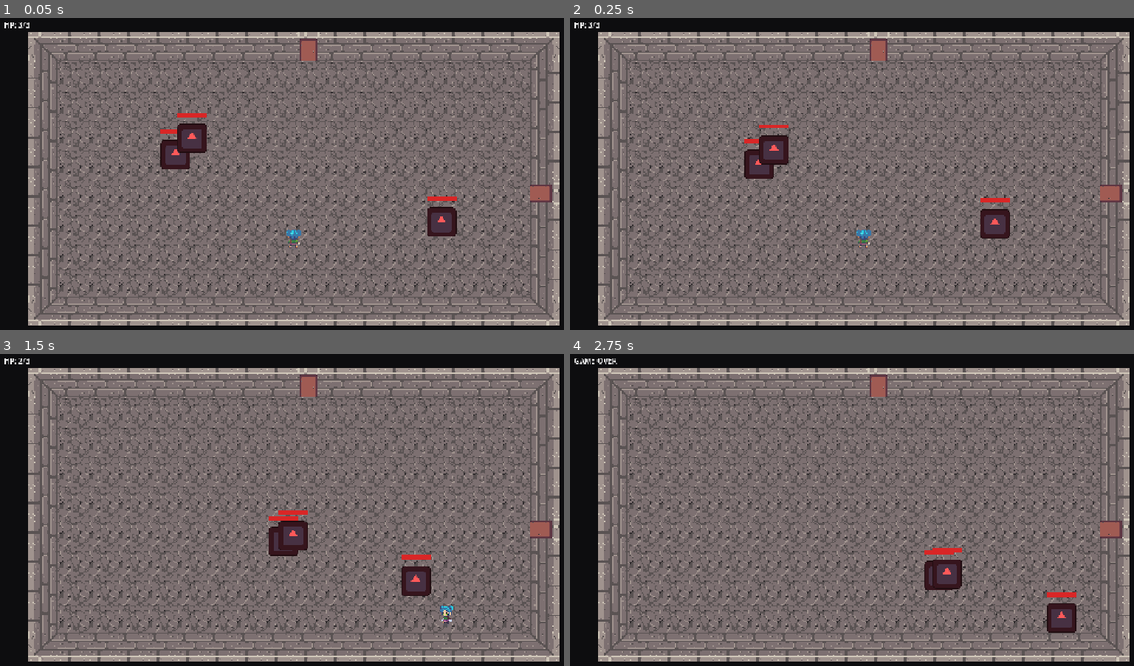
Above: before the commit, frames 1-4 (two rows, left to right).
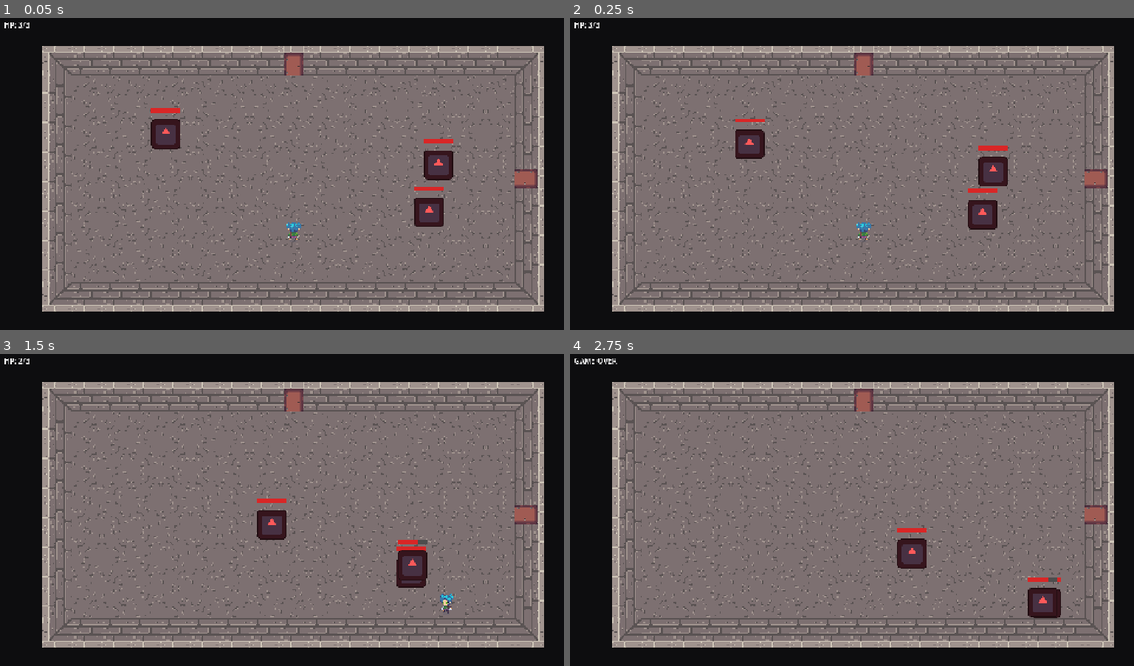
Above: after the commit, the same moments.

Repository: Elehos/the-happiness-of-bouboules
Game: Godot game, scene res://scenes/main/main.tscn
The game is run twice, just before and just after one commit, with the same random seed, the same clock (stepped at 60 frames per second) and the same inputs. The engine's default icon, where the game draws it, is replaced by a stand-in: a white triangle on a blue panel in a dark square.
Inputs (mouse positions are in pixels of both pictures, inside the frame that each line leads up to):
- Up to frame 1 (0.05 s): no input
- Up to frame 2 (0.25 s): no input
- Up to frame 3 (1.5 s): tap Enter at 0.5 s; move the mouse to (423, 497) at 0.52 s; hold D (move_right) 0.53-1.28 s; click (423, 497) at 0.67 s; move the mouse to (174, 531) at 1.27 s; hold S (move_down) from 1.28 s (still down)
- Up to frame 4 (2.75 s): move the mouse to (925, 441) at 2.02 s; release S (move_down) at 2.03 s; hold D (move_right) from 2.03 s (still down)

The runs differ from the first frame. In frame 1, 48% of the frame differs, in the area x 4-100%, y 4-99%; in frame 2, 48%; in frame 3, 48%; in frame 4, 48%.

Commit message:
Update floor/wall textures, resize room to 15x7, fix door orientations
- Refresh wall.png and tuile-sol.png with their latest exported versions
- Resize the arena to 15x7 tiles and make room geometry (camera, player
  spawn, wall colliders) computed from the tile grid instead of hardcoded,
  so it stays centered regardless of odd/even dimensions
- Fix bottom/left door rotations, which were reusing top/right's rotation
  instead of their mirrored one
- Randomly flip/rotate each floor tile to break up the visible repetition

Co-Authored-By: Claude Sonnet 5 <noreply@anthropic.com>

Diff:
--- a/the-happiness-of-bouboules/scenes/main/arena.gd
+++ b/the-happiness-of-bouboules/scenes/main/arena.gd
@@ -11,10 +11,8 @@
 const DOOR_CHANCE := 0.5
 
 const TILE_SIZE := 32
-const ROOM_WIDTH_TILES := 16
-const ROOM_HEIGHT_TILES := 8
-const ROOM_HALF_WIDTH := ROOM_WIDTH_TILES * TILE_SIZE / 2.0
-const ROOM_HALF_HEIGHT := ROOM_HEIGHT_TILES * TILE_SIZE / 2.0
+const ROOM_WIDTH_TILES := 15
+const ROOM_HEIGHT_TILES := 7
 
 const SPAWN_MARGIN := 60.0
 const MIN_DISTANCE_FROM_PLAYER := 150.0
@@ -30,15 +28,23 @@
 const TRANSPOSE := 16384
 
 @onready var player: Node2D = $Player
+@onready var camera: Camera2D = $Camera2D
 @onready var floor_layer: TileMapLayer = $FloorLayer
 @onready var walls_layer: TileMapLayer = $WallsLayer
+@onready var walls_body: StaticBody2D = $Walls
 
 var doors: Array[Node] = []
 var enemies_alive := 0
 
+# Center of the room and half-extent of its floor, in Arena-local pixels.
+# Computed from the tile grid so an odd tile count still centers correctly.
+var room_center := Vector2.ZERO
+var room_half_size := Vector2.ZERO
+
 
 func _ready() -> void:
 	var origin := _build_room()
+	_position_room(origin)
 	_spawn_doors(origin)
 
 	var enemy_count := randi_range(MIN_ENEMIES, MAX_ENEMIES)
@@ -52,7 +58,7 @@
 
 	for y in ROOM_HEIGHT_TILES:
 		for x in ROOM_WIDTH_TILES:
-			floor_layer.set_cell(origin + Vector2i(x, y), FLOOR_SOURCE_ID, Vector2i.ZERO)
+			floor_layer.set_cell(origin + Vector2i(x, y), FLOOR_SOURCE_ID, Vector2i.ZERO, _random_floor_transform())
 
 	for x in ROOM_WIDTH_TILES:
 		walls_layer.set_cell(origin + Vector2i(x, -1), WALL_SOURCE_ID, Vector2i.ZERO)
@@ -68,6 +74,67 @@
 	walls_layer.set_cell(origin + Vector2i(ROOM_WIDTH_TILES, ROOM_HEIGHT_TILES), WALL_CORNER_SOURCE_ID, Vector2i.ZERO, FLIP_H | FLIP_V)
 
 	return origin
+
+
+func _random_floor_transform() -> int:
+	# The floor tile has no "up" direction, so any of the 8 flip/rotation
+	# combinations looks fine; this just breaks up the visible repetition.
+	var transform := 0
+	if randf() < 0.5:
+		transform |= FLIP_H
+	if randf() < 0.5:
+		transform |= FLIP_V
+	if randf() < 0.5:
+		transform |= TRANSPOSE
+	return transform
+
+
+func _position_room(origin: Vector2i) -> void:
+	room_center = Vector2(
+		(origin.x + ROOM_WIDTH_TILES / 2.0) * TILE_SIZE,
+		(origin.y + ROOM_HEIGHT_TILES / 2.0) * TILE_SIZE
+	)
+	room_half_size = Vector2(ROOM_WIDTH_TILES, ROOM_HEIGHT_TILES) * TILE_SIZE / 2.0
+
+	camera.position = room_center
+	player.position = room_center + Vector2(0.0, room_half_size.y * 0.5)
+
+	_build_wall_colliders()
+
+
+func _build_wall_colliders() -> void:
+	var half_x := room_half_size.x
+	var half_y := room_half_size.y
+	var half_tile := TILE_SIZE / 2.0
+
+	# Top/bottom colliders span the full outer width (including corners);
+	# left/right only span the inner height between them. Same layout as
+	# the wall tiles themselves, just as plain rectangles.
+	_add_wall_collider(
+		room_center + Vector2(0.0, -half_y - half_tile),
+		Vector2(half_x * 2.0 + TILE_SIZE * 2.0, TILE_SIZE)
+	)
+	_add_wall_collider(
+		room_center + Vector2(0.0, half_y + half_tile),
+		Vector2(half_x * 2.0 + TILE_SIZE * 2.0, TILE_SIZE)
+	)
+	_add_wall_collider(
+		room_center + Vector2(-half_x - half_tile, 0.0),
+		Vector2(TILE_SIZE, half_y * 2.0)
+	)
+	_add_wall_collider(
+		room_center + Vector2(half_x + half_tile, 0.0),
+		Vector2(TILE_SIZE, half_y * 2.0)
+	)
+
+
+func _add_wall_collider(local_position: Vector2, size: Vector2) -> void:
+	var shape := RectangleShape2D.new()
+	shape.size = size
+	var collision := CollisionShape2D.new()
+	collision.shape = shape
+	collision.position = local_position
+	walls_body.add_child(collision)
 
 
 func _spawn_doors(origin: Vector2i) -> void:
@@ -79,7 +146,9 @@
 		origin + Vector2i(-1, ROOM_HEIGHT_TILES / 2),               # left
 		origin + Vector2i(ROOM_WIDTH_TILES, ROOM_HEIGHT_TILES / 2), # right
 	]
-	var rotations := [0.0, 0.0, PI / 2.0, PI / 2.0]
+	# Top/right were correct; bottom and left face the opposite way, so they
+	# need the mirrored rotation instead of reusing top/right's.
+	var rotations := [0.0, PI, -PI / 2.0, PI / 2.0]
 
 	var order := range(cells.size())
 	order.shuffle()
@@ -121,12 +190,12 @@
 
 
 func _random_spawn_position() -> Vector2:
-	var pos := Vector2.ZERO
+	var pos := room_center
 	var attempts := 0
 	while attempts < 20:
-		pos = Vector2(
-			randf_range(-ROOM_HALF_WIDTH + SPAWN_MARGIN, ROOM_HALF_WIDTH - SPAWN_MARGIN),
-			randf_range(-ROOM_HALF_HEIGHT + SPAWN_MARGIN, ROOM_HALF_HEIGHT - SPAWN_MARGIN)
+		pos = room_center + Vector2(
+			randf_range(-room_half_size.x + SPAWN_MARGIN, room_half_size.x - SPAWN_MARGIN),
+			randf_range(-room_half_size.y + SPAWN_MARGIN, room_half_size.y - SPAWN_MARGIN)
 		)
 		if pos.distance_to(player.global_position) >= MIN_DISTANCE_FROM_PLAYER:
 			break
--- a/the-happiness-of-bouboules/scenes/main/arena.tscn
+++ b/the-happiness-of-bouboules/scenes/main/arena.tscn
@@ -1,14 +1,8 @@
-[gd_scene load_steps=6 format=3]
+[gd_scene load_steps=4 format=3]
 
 [ext_resource type="Script" path="res://scenes/main/arena.gd" id="1"]
 [ext_resource type="PackedScene" path="res://scenes/player/player.tscn" id="2"]
 [ext_resource type="TileSet" path="res://assets/tileset/room_tileset.tres" id="3"]
-
-[sub_resource type="RectangleShape2D" id="RectangleShape2D_horizontal"]
-size = Vector2(576, 32)
-
-[sub_resource type="RectangleShape2D" id="RectangleShape2D_vertical"]
-size = Vector2(32, 256)
 
 [node name="Arena" type="Node2D"]
 script = ExtResource("1")
@@ -30,33 +24,7 @@
 [node name="WallsLayer" type="TileMapLayer" parent="."]
 tile_set = ExtResource("3")
 
-[node name="TopWall" type="StaticBody2D" parent="."]
+[node name="Walls" type="StaticBody2D" parent="."]
 collision_layer = 1
-position = Vector2(0, -144)
-
-[node name="CollisionShape2D" type="CollisionShape2D" parent="TopWall"]
-shape = SubResource("RectangleShape2D_horizontal")
-
-[node name="BottomWall" type="StaticBody2D" parent="."]
-collision_layer = 1
-position = Vector2(0, 144)
-
-[node name="CollisionShape2D" type="CollisionShape2D" parent="BottomWall"]
-shape = SubResource("RectangleShape2D_horizontal")
-
-[node name="LeftWall" type="StaticBody2D" parent="."]
-collision_layer = 1
-position = Vector2(-272, 0)
-
-[node name="CollisionShape2D" type="CollisionShape2D" parent="LeftWall"]
-shape = SubResource("RectangleShape2D_vertical")
-
-[node name="RightWall" type="StaticBody2D" parent="."]
-collision_layer = 1
-position = Vector2(272, 0)
-
-[node name="CollisionShape2D" type="CollisionShape2D" parent="RightWall"]
-shape = SubResource("RectangleShape2D_vertical")
 
 [node name="Player" parent="." instance=ExtResource("2")]
-position = Vector2(0, 64)
Binary file changed: the-happiness-of-bouboules/assets/tileset/tuile-sol.png
Binary file changed: the-happiness-of-bouboules/assets/tileset/wall.png
Not shown, changed: tuile-sol.aseprite
Not shown, changed: tuile-sol.png
Not shown, changed: wall.png
